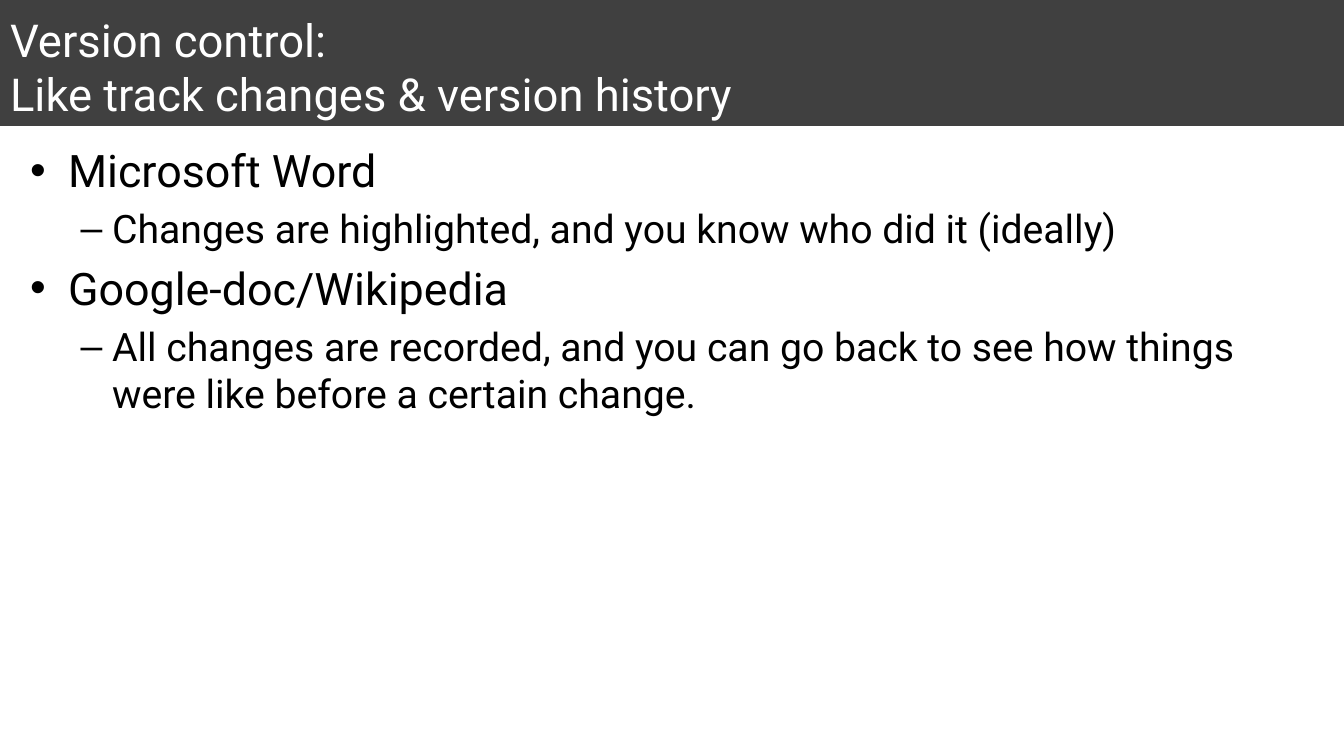
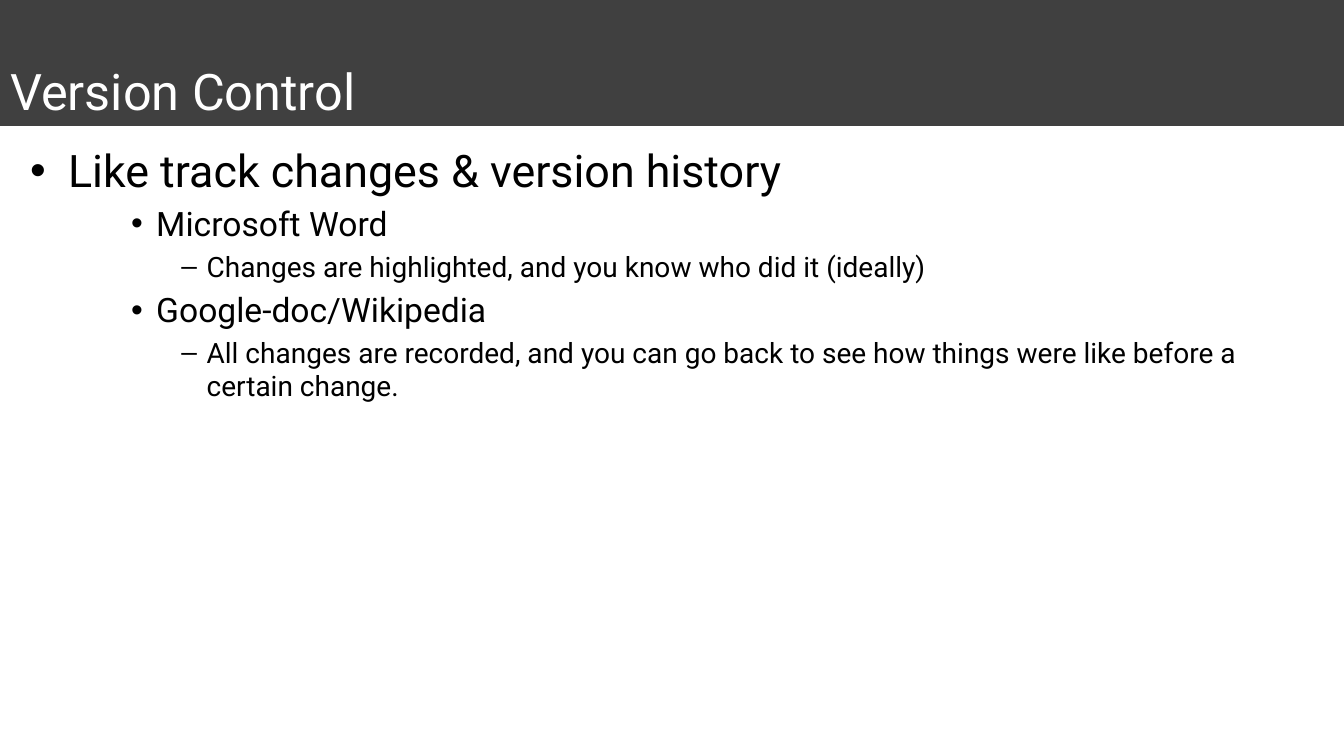
Before and after one commit to mychan24/git_github_workshop, a slide deck: slide 3 of Presentation1.pptx. Drawn at 1344x756 pixels with LibreOffice and Linux fonts; fonts in the diff are those of the drawing. Boxes give left, top, right and bottom in pixels: in the first picture for what was removed or moved away, otherwise in the second. Text is boxed around its words. In the diff, an @@ line names an element or a change of style, - is before the commit and + after.

```diff
--- a/Presentation1.pptx
+++ b/Presentation1.pptx
@@ title at (10,72,355,111): text changed; size 32.4 to 36 pt @@
-Version control:
-Like track changes & version history
+Version Control
@@ text at (68,153,781,197): paragraph added @@
+• Like track changes & version history
@@ text at (156,210,1235,402): size 32 to 24 pt in "Microsoft Word", "Google-doc/Wikipedia"; size 28 to 20 pt in "Changes are highlighted, and you know who ...", "All changes are recorded, and you can ..."; list level 1 to 3 in "Microsoft Word"; list level 2 to 4 in "Changes are highlighted, and you ..."; list level 1 to 3 in "Google-doc/Wikipedia"; list level 2 to 4 in "All changes are recorded, and ..." @@
```
Also in this commit, not shown: 1 other slide changed, 2 slides added, 1 other file.
